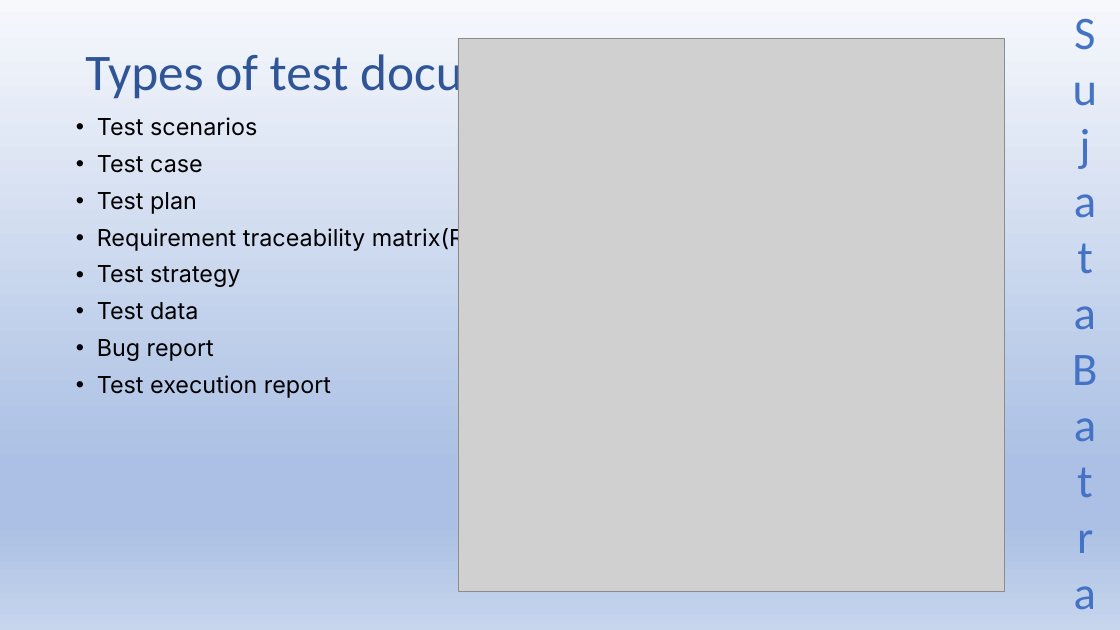
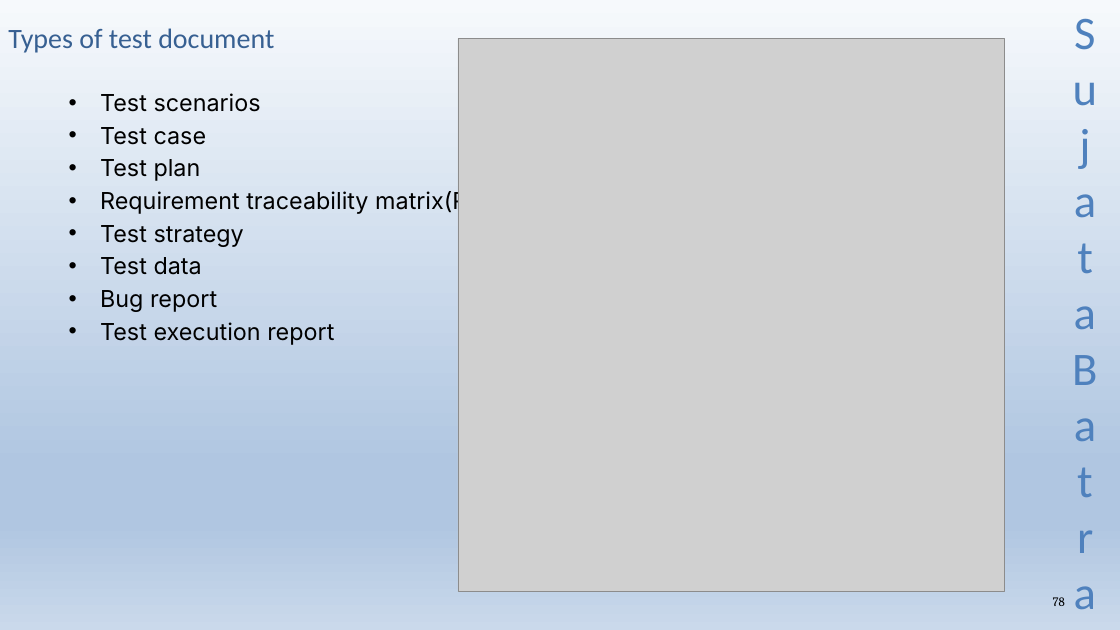
Before and after one commit to Sujatabatra/SapientNov2021QABatch, a slide deck: slide 78 of QA/QA Study Material.pptx (slide 77 before the commit). Drawn at 1120x630 pixels with LibreOffice and Linux fonts; fonts in the diff are those of the drawing; grey boxes stand for pictures. Boxes give left, top, right and bottom in pixels: in the first picture for what was removed or moved away, otherwise in the second. Text is boxed around its words. In the diff, an @@ line names an element or a change of style, - is before the commit and + after.

```diff
--- a/QA/QA Study Material.pptx
+++ b/QA/QA Study Material.pptx
@@ background gradient #F6F8FC to #ABC0E4 to #C7D5ED to gradient #F6F9FC to #B0C6E1 to #CAD9EB @@
@@ title "Types of test document": place and size @@
-title "Types of test document" at [85, 48, 573, 103]
+title "Types of test document" at [8, 28, 274, 53]
@@ title "Types of test document" at [8, 28, 274, 53]: size 44 to 24 pt, text colour #2F5597 to #376092; line spacing 0.9 to 1 @@
@@ text "Sujata Batra" at [1062, 0, 1109, 629]: text colour #4472C4 to #4F81BD @@
@@ text "Test scenarios": place and size @@
-text "Test scenarios" at [97, 117, 509, 398]
+text "Test scenarios" at [100, 93, 512, 345]
@@ text "Test scenarios" at [100, 93, 512, 345]: indent changed; line spacing 0.9 to 1; less space between paragraphs @@
@@ page number added at [1053, 597, 1065, 606], 11 pt, text #000000 @@
+78
```
Also in this commit, not shown: 102 other slides changed, 20 slides added.
